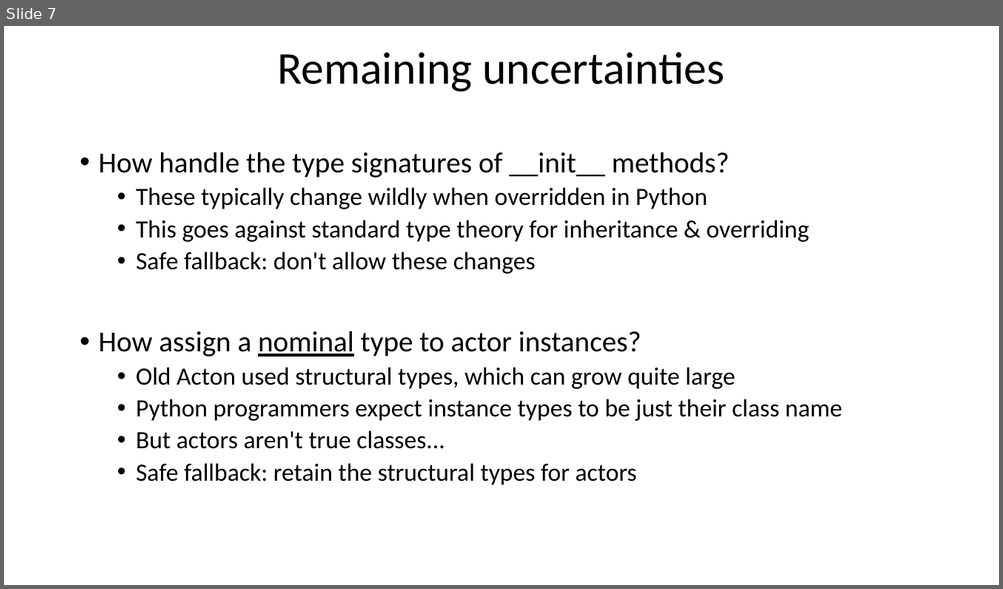
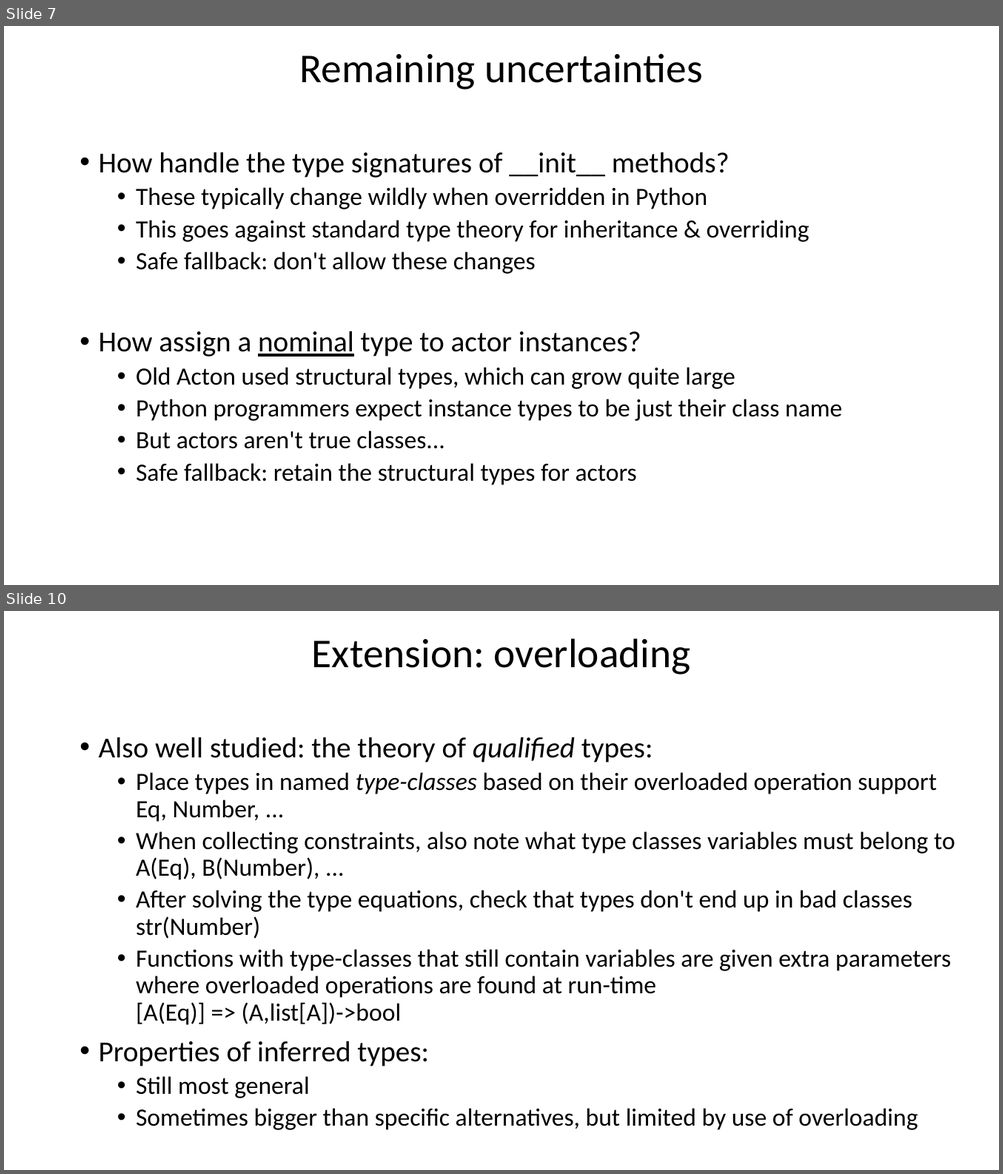
Before and after one commit to actonlang/acton, a slide deck: ActonCompiler.pptx. Shown one above the other, each under a label of ours: slide 7 before the commit, slides 7 and 10 after it; the slides between them are not shown. The pictures are 1003x589 and 1003x1174 pixels, drawn with LibreOffice and Linux fonts; fonts in the diff are those of the drawing. Boxes give left, top, right and bottom in pixels: in the first picture for what was removed or moved away, otherwise in the second. Text is boxed around its words. In the diff, an @@ line names an element or a change of style, - is before the commit and + after.

Commit message:
Slides update

```diff
--- a/ActonCompiler.pptx
+++ b/ActonCompiler.pptx
@@ slide 10 added at (x1=4, y1=611, x2=999, y2=1170), background #FFFFFF @@
@@ title added at (x1=312, y1=638, x2=691, y2=675), 39.6 pt, text #000000 @@
+Extension: overloading
@@ text added at (x1=99, y1=737, x2=955, y2=1130), 24 pt, text #000000 @@
+• Also well studied: the theory of qualified types:
+  • Place types in named type-classes based on their overloaded operation support Eq, Number, ...
+  • When collecting constraints, also note what type classes variables must belong to
+    A(Eq), B(Number), ...
+  • After solving the type equations, check that types don't end up in bad classes
+    str(Number)
+  • Functions with type-classes that still contain variables are given extra parameters where overloaded operations are found at run-time
+    [A(Eq)] => (A,list[A])->bool
+• Properties of inferred types:
+  • Still most general
+  • Sometimes bigger than specific alternatives, but limited by use of overloading
@@ slide 7 changed as well @@
@@ title "Remaining uncertainties" at (x1=300, y1=53, x2=702, y2=90): size 44 to 39.6 pt @@
```
Also in this commit, not shown: 6 other slides changed, 8 other slides added.
